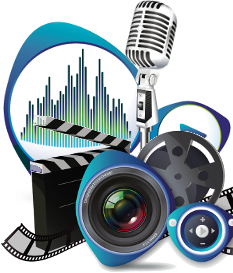
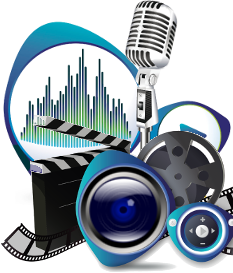
Layer changes from the first 233x273 image to the second:
added layer "Copie de lens-37025_640.png #1" above "Presse-papiers" over box(80, 166, 167, 254)
